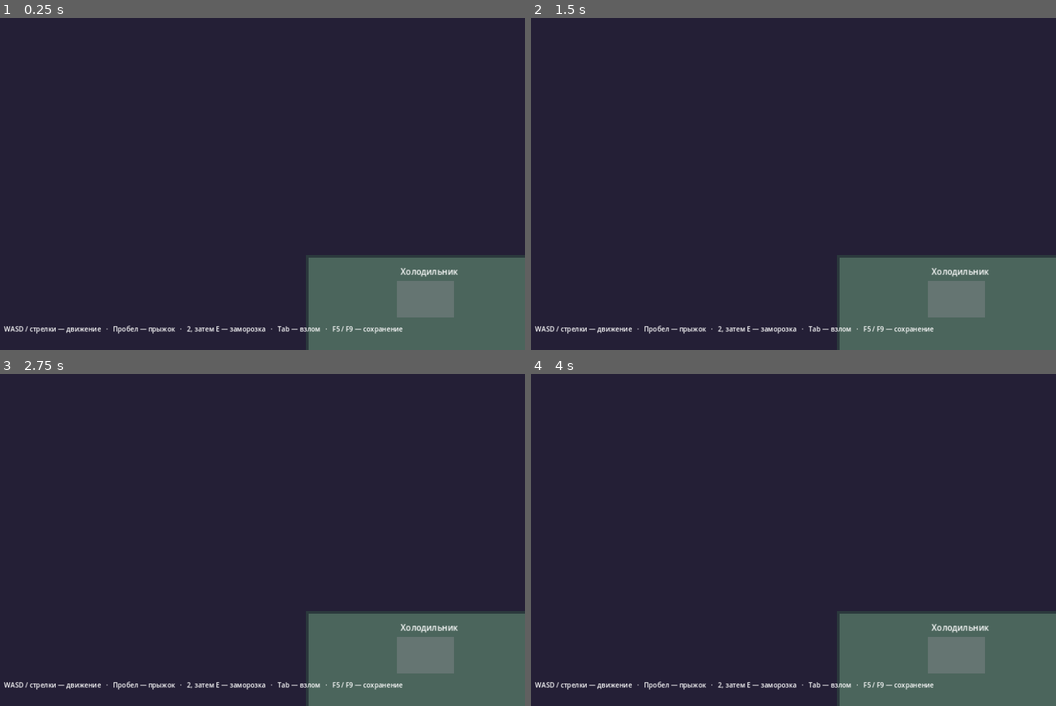
Above: before the commit, frames 1-4 (two rows, left to right).
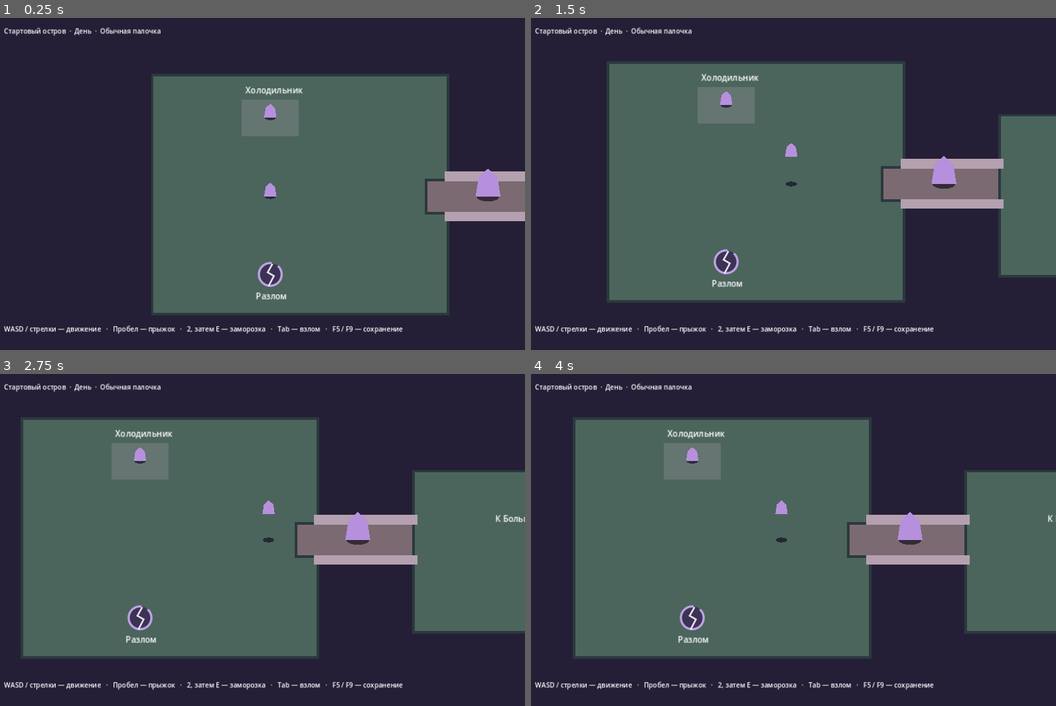
Above: after the commit, the same moments.

Repository: 0ri-space-cat/luna-dev-mode
Game: Godot game, scene res://scenes/skeleton/adventure.tscn
The game is run twice, just before and just after one commit, with the same random seed, the same clock (stepped at 60 frames per second) and the same inputs. This scene is started directly instead of the project's main scene.
Inputs (mouse positions are in pixels of both pictures, inside the frame that each line leads up to):
- Up to frame 1 (0.25 s): no input
- Up to frame 2 (1.5 s): tap Enter at 0.5 s; move the mouse to (909, 167) at 0.52 s; hold Right (ui_right) 0.53-1.25 s; hold Tab 0.53-1.25 s; click (909, 167) at 0.67 s; tap Space at 0.77 s; drag from (683, 200) to (762, 250) at 1.27 s
- Up to frame 3 (2.75 s): tap Space at 2 s; move the mouse to (315, 466) at 2.02 s; hold Right (ui_right) from 2.03 s (still down); tap Enter at 2.1 s
- Up to frame 4 (4 s): release Right (ui_right) at 2.75 s; drag from (762, 606) to (630, 490) at 2.77 s; tap Enter at 3.5 s; move the mouse to (951, 589) at 3.52 s; hold Left (ui_left) from 3.53 s (still down); hold I from 3.53 s (still down); tap Space at 3.77 s

The runs differ from the first frame. In frame 1, 47% of the frame differs, in the area x 0-100%, y 2-100%; in frame 2, 57%; in frame 3, 64%; in frame 4, 61%.
Error before the commit: Parse Error: Cannot infer the type of "enabled" variable because the value doesn't have a set type. (res://scripts/skeleton/entity_body_2d.gd:58)

Commit message:
M3.122b Explicit boolean for Godot glow adapter

Diff:
--- a/game/scripts/skeleton/entity_body_2d.gd
+++ b/game/scripts/skeleton/entity_body_2d.gd
@@ -55,7 +55,7 @@
 
 
 func _sync_ability_glow() -> void:
-	var enabled := has_active_ability("GLOW") and get_parameter("alive")
+	var enabled: bool = has_active_ability("GLOW") and bool(get_parameter("alive"))
 	if enabled and not is_instance_valid(_ability_glow):
 		_ability_glow = PointLight2D.new()
 		var gradient := Gradient.new()
Not shown, changed: docs/CHAT_HANDOFF.md
Not shown, changed: docs/manual/00_LUNA_PRODUCTION_MANUAL.md
